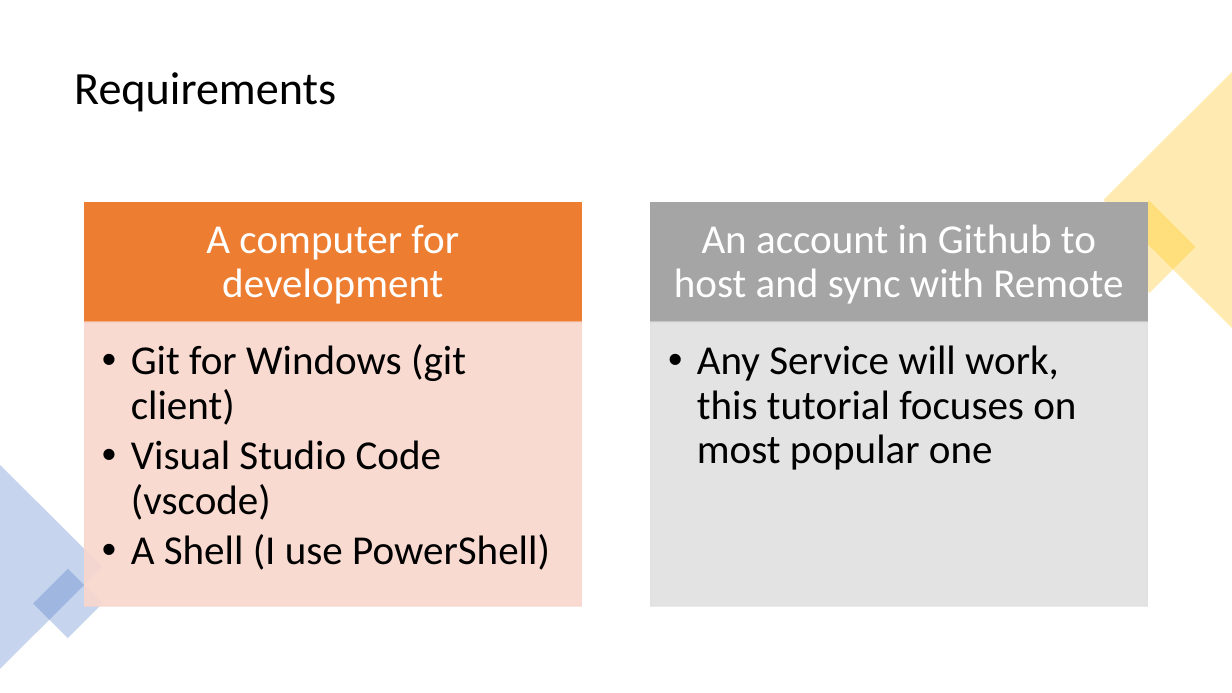
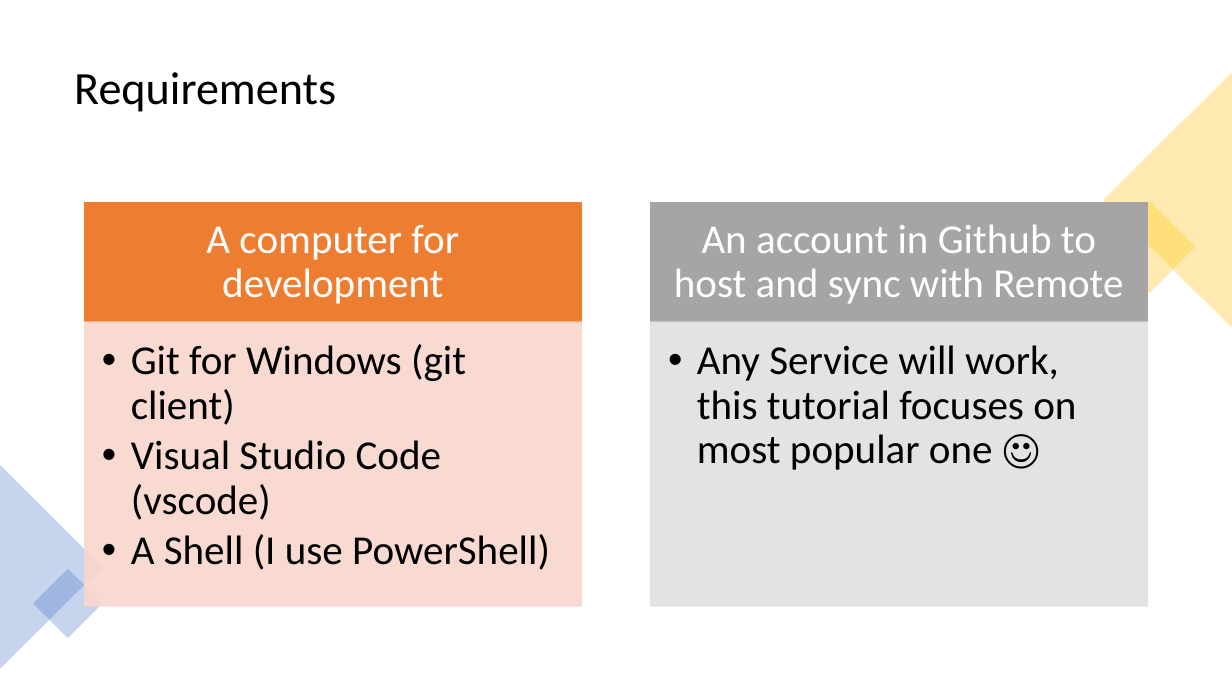
Before and after one commit to LearnWithCSA/GitWorkshop, a slide deck: slide 9 of SlideDeck/Git for Infra.pptx. Drawn at 1232x693 pixels with LibreOffice and Linux fonts; fonts in the diff are those of the drawing. Boxes give left, top, right and bottom in pixels: in the first picture for what was removed or moved away, otherwise in the second. Text is boxed around its words. In the diff, an @@ line names an element or a change of style, - is before the commit and + after.

```diff
--- a/SlideDeck/Git for Infra.pptx
+++ b/SlideDeck/Git for Infra.pptx
@@ text at [697, 345, 1076, 470]: text changed @@
-  • Any Service will work, this tutorial focuses on most popular one
+  • Any Service will work, this tutorial focuses on most popular one ☺
```
Also in this commit, not shown: 5 other slides changed, 4 slides added.
